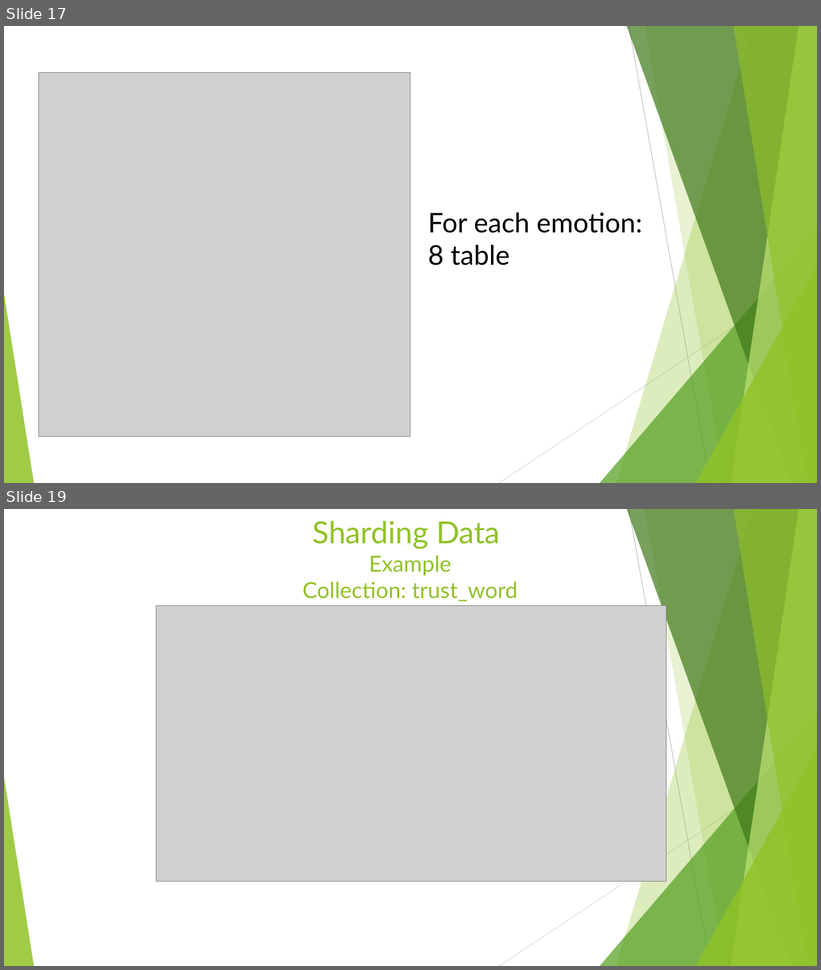
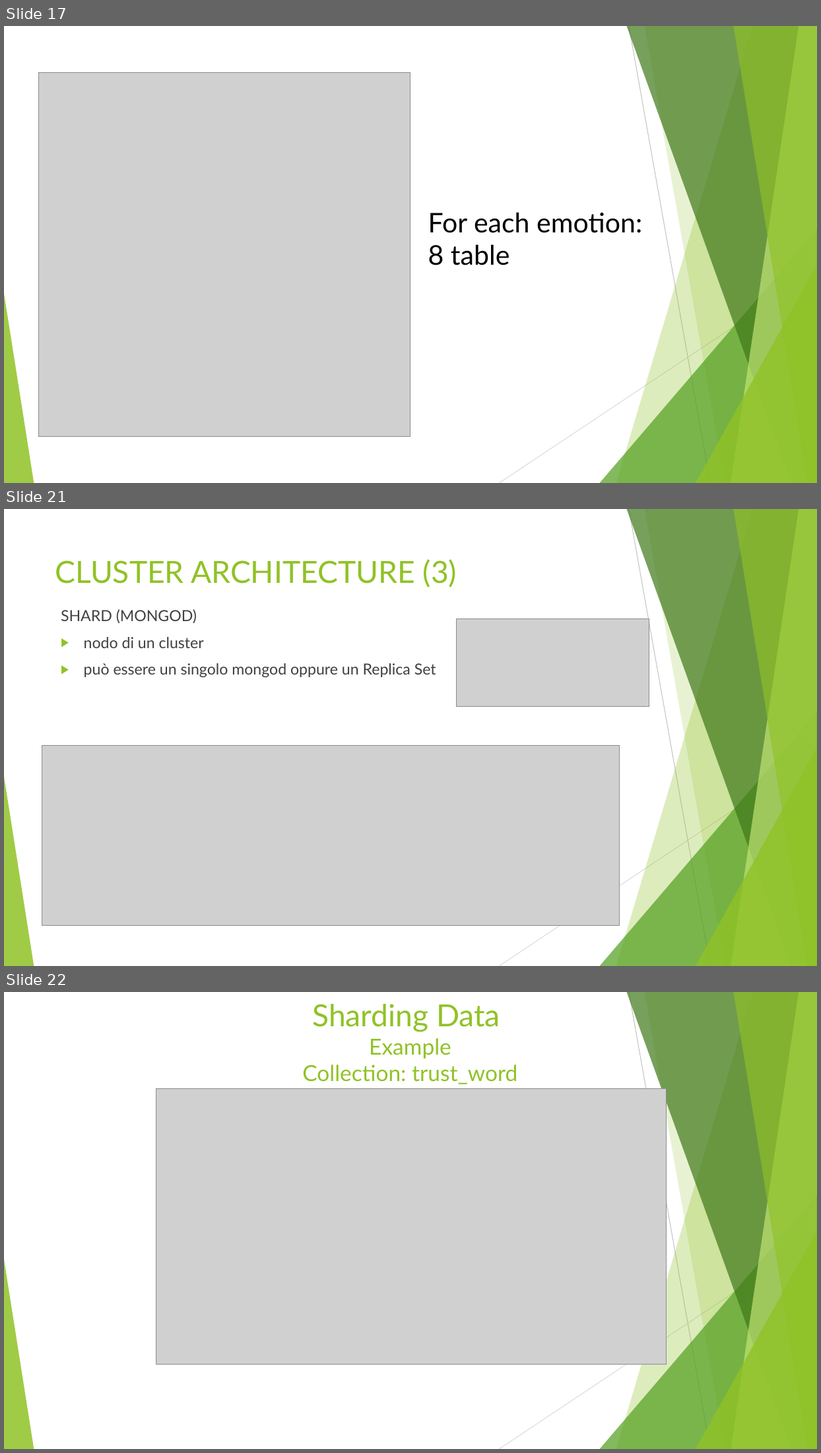
Before and after one commit to lucaMari94/mongodb-sentiment-analysis, a slide deck: silde/slide.pptx. Shown one above the other, each under a label of ours: slides 17 and 19 before the commit, slides 17, 21 and 22 after it; the slides between them are not shown. The pictures are 821x970 and 821x1453 pixels, drawn with LibreOffice and Linux fonts; fonts in the diff are those of the drawing; grey boxes stand for pictures. Boxes give left, top, right and bottom in pixels: in the first picture for what was removed or moved away, otherwise in the second. Text is boxed around its words. In the diff, an @@ line names an element or a change of style, - is before the commit and + after.

```diff
--- a/silde/slide.pptx
+++ b/silde/slide.pptx
@@ slide 21 added at [4,509,817,966], background #FFFFFF; not listed: 10 template elements that a slide beside it also shows @@
@@ title added at [55,559,457,588], 36 pt, text #90C226 @@
+CLUSTER ARCHITECTURE (3)
@@ text added at [61,609,436,677], 18 pt, text #404040 @@
+SHARD (MONGOD)
+▶ nodo di un cluster
+▶ può essere un singolo mongod oppure un Replica Set
@@ picture added at [456,619,649,706] @@
@@ picture added at [42,746,620,926] @@
@@ what was slide 19 is now slide 22 @@
```
Also in this commit, not shown: 2 slides changed, 5 other slides added, 1 slide removed, 7 other files.
